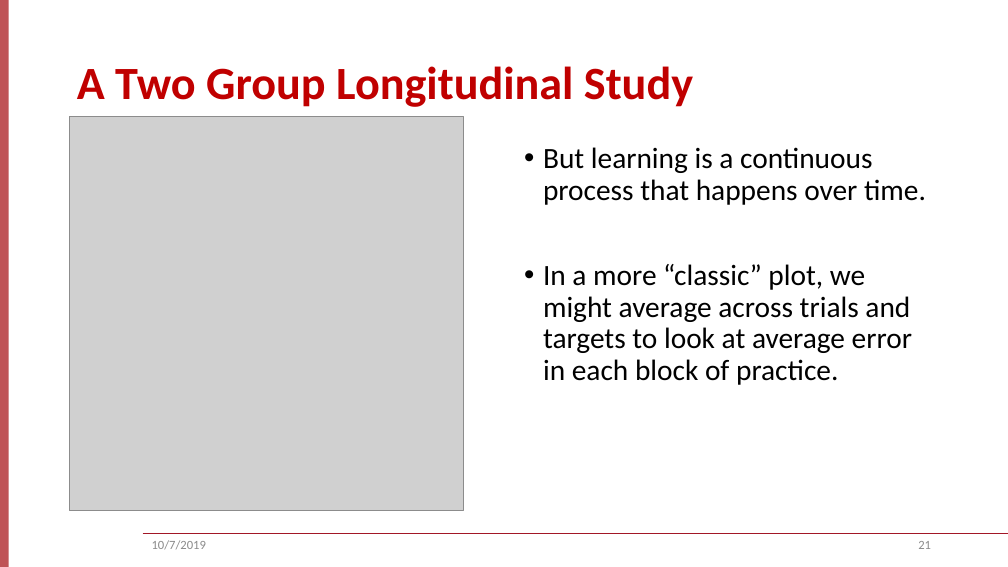
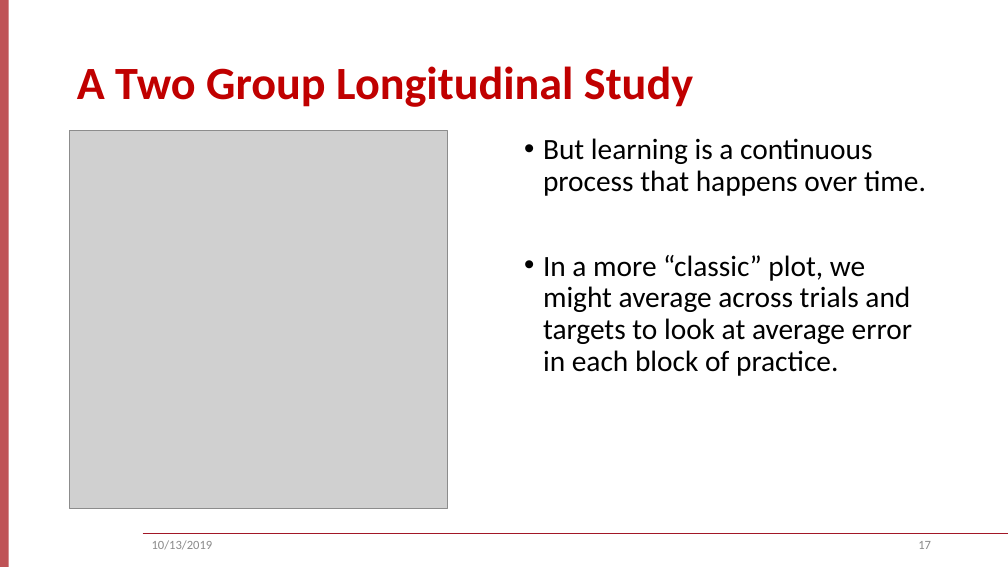
Before and after one commit to keithlohse/ASNR, a slide deck: slide 17 of ASNR_2019_workshop/lohse_ASNR_2019.pptx (slide 21 before the commit). Drawn at 1008x567 pixels with LibreOffice and Linux fonts; fonts in the diff are those of the drawing; grey boxes stand for pictures; background and template pictures are left out. Boxes give left, top, right and bottom in pixels: in the first picture for what was removed or moved away, otherwise in the second. Text is boxed around its words. In the diff, an @@ line names an element or a change of style, - is before the commit and + after.

Commit message:
Final upload for ASNR 2019
Finalized script file, .ppt and images for ASNR 2019

```diff
--- a/ASNR_2019_workshop/lohse_ASNR_2019.pptx
+++ b/ASNR_2019_workshop/lohse_ASNR_2019.pptx
@@ picture: place and size @@
-picture at [70, 117, 464, 511]
+picture at [70, 131, 448, 509]
@@ text "But learning is a continuous ...": place and size @@
-text "But learning is a continuous ..." at [543, 147, 926, 385]
+text "But learning is a continuous ..." at [543, 138, 926, 376]
@@ text at [152, 540, 213, 550]: text changed @@
-10/7/2019
+10/13/2019
@@ page number at [918, 541, 931, 549]: text changed @@
-21
+17
```
Also in this commit, not shown: 15 other slides changed, 6 slides removed, 17 other files.
